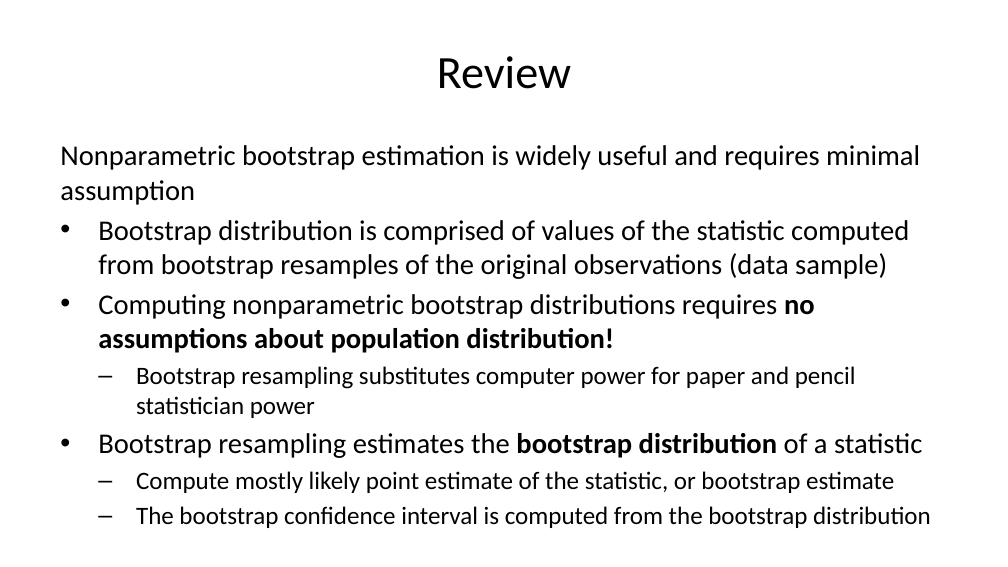
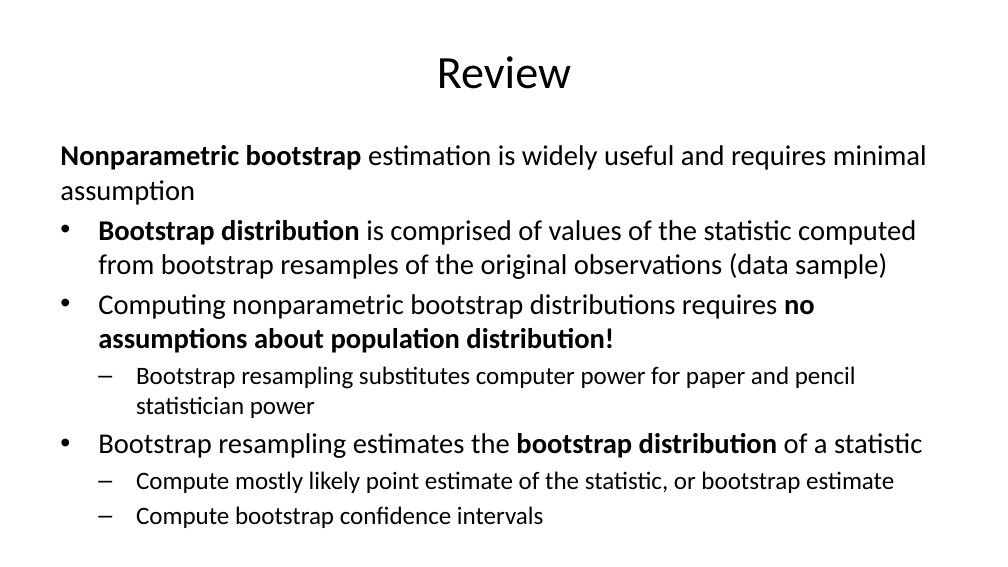
Before and after one commit to StephenElston/CSCI-E-83, a slide deck: slide 3 of LectureSlides/07_IntroductionToBayesModels.pptx. Drawn at 1008x567 pixels with LibreOffice and Linux fonts; fonts in the diff are those of the drawing. Boxes give left, top, right and bottom in pixels: in the first picture for what was removed or moved away, otherwise in the second. Text is boxed around its words. In the diff, an @@ line names an element or a change of style, - is before the commit and + after.

```diff
--- a/LectureSlides/07_IntroductionToBayesModels.pptx
+++ b/LectureSlides/07_IntroductionToBayesModels.pptx
@@ text at [60, 145, 927, 279]: bold on in "Nonparametric bootstrap", "Bootstrap distribution" @@
@@ text at [136, 506, 544, 528]: text changed @@
-  – The bootstrap confidence interval is computed from the bootstrap distribution
+  – Compute bootstrap confidence intervals
```
Also in this commit, not shown: 13 other slides changed.
